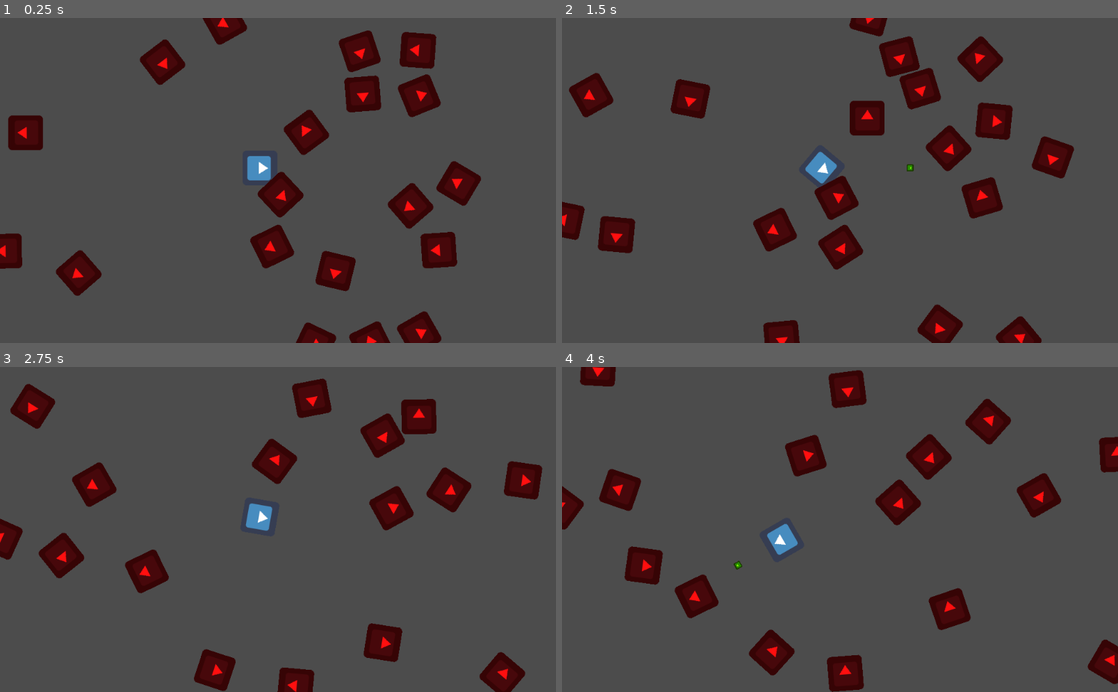
Above: before the commit, frames 1-4 (two rows, left to right).
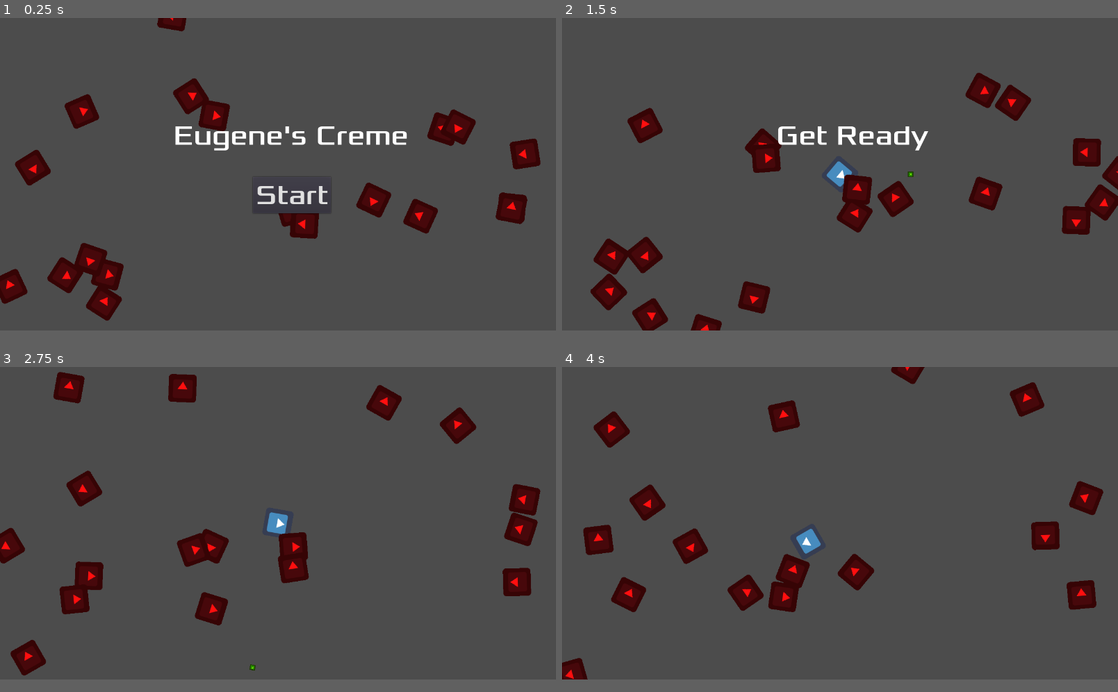
Above: after the commit, the same moments.

Repository: eugene-nguyen/NotAsteroids
Game: Godot game, scene res://World.tscn
The game is run twice, just before and just after one commit, with the same random seed, the same clock (stepped at 60 frames per second) and the same inputs. The engine's default icon, where the game draws it, is replaced by a stand-in: a white triangle on a blue panel in a dark square.
Inputs (mouse positions are in pixels of both pictures, inside the frame that each line leads up to):
- Up to frame 1 (0.25 s): no input
- Up to frame 2 (1.5 s): click (851, 203) at 0.5 s, where only the run after the commit has a clickable "Start"; tap Enter (ui_accept) at 1.25 s; hold Right (ui_right) from 1.28 s (still down)
- Up to frame 3 (2.75 s): tap Enter (ui_accept) at 1.52, 2.27 s; release Right (ui_right) at 2.03 s; hold Left (ui_left) from 2.03 s (still down)
- Up to frame 4 (4 s): release Left (ui_left) at 2.78 s; hold Right (ui_right) 2.78-3.53 s; hold Up (ui_up) from 3.53 s (still down); tap Enter (ui_accept) at 3.77 s
In our replay, the window is 800x468 before the commit and 800x450 after it. These sizes can differ from the game's own. Grey fills any space a smaller window leaves; there, only what the larger window draws over its background counts as a difference.

The runs differ from the first frame. In frame 1, 18% of the frame differs, in the area x 0-98%, y 0-100%; in frame 2, 18%, in the area x 0-100%, y 0-100%; in frame 3, 16%; in frame 4, 16%.
Error in both runs: Invalid operands 'Nil' and 'float' in operator '*'. (res://Enemy.gd:27)

Commit message:
Added Start Menu and spawn
The game now has a spawn were the player is not visible until the the user presses the button. Was not able to get the collision with the enemies to work

Diff:
--- /dev/null
+++ b/CollisionShape2D.gd
@@ -0,0 +1,16 @@
+extends CollisionShape2D
+
+
+# Declare member variables here. Examples:
+# var a = 2
+# var b = "text"
+
+
+# Called when the node enters the scene tree for the first time.
+func _ready():
+	pass # Replace with function body.
+
+
+# Called every frame. 'delta' is the elapsed time since the previous frame.
+#func _process(delta):
+#	pass
--- a/Enemy.gd
+++ b/Enemy.gd
@@ -34,3 +34,15 @@
 
 func _on_BulletDetector_area_entered(area):
 	queue_free()
+
+
+
+
+
+func _on_Player_area_entered(area):
+	queue_free()
+
+
+
+func _on_Player_hit():
+	$UI.show_game_over()
--- a/Enemy.tscn
+++ b/Enemy.tscn
@@ -3,15 +3,16 @@
 [ext_resource path="res://icon.png" type="Texture" id=1]
 [ext_resource path="res://Enemy.gd" type="Script" id=2]
 
+[sub_resource type="CapsuleShape2D" id=3]
+radius = 32.2731
+height = 0.359077
+
 [sub_resource type="RectangleShape2D" id=2]
-extents = Vector2( 31.5223, 31.8424 )
-
-[sub_resource type="RectangleShape2D" id=1]
 extents = Vector2( 31.9742, 32.0683 )
 
 [node name="Enemy" type="KinematicBody2D"]
-collision_layer = 2
-collision_mask = 2
+collision_layer = 3
+collision_mask = 0
 script = ExtResource( 2 )
 
 [node name="Sprite" type="Sprite" parent="."]
@@ -19,14 +20,8 @@
 texture = ExtResource( 1 )
 
 [node name="CollisionShape2D" type="CollisionShape2D" parent="."]
-shape = SubResource( 2 )
-
-[node name="PlayerDetector" type="Area2D" parent="."]
-collision_layer = 0
-
-[node name="CollisionShape2D" type="CollisionShape2D" parent="PlayerDetector"]
-visible = false
-shape = SubResource( 1 )
+position = Vector2( -0.440712, -0.661098 )
+shape = SubResource( 3 )
 
 [node name="BulletDetector" type="Area2D" parent="."]
 collision_layer = 2
--- a/Player.gd
+++ b/Player.gd
@@ -1,4 +1,6 @@
-extends KinematicBody2D
+extends Area2D
+
+signal hit
 
 export (int) var turn_speed = 180
 export (int) var move_speed = 150
@@ -32,6 +34,7 @@
 
 func _ready():
 	screen_size = get_viewport_rect().size
+	hide()
 
 func _process(delta):
 	var move_direction = Vector2(1,0).rotated(rotation)
@@ -40,3 +43,20 @@
 	position += motion * move_speed * delta
 	position.x = wrapf(position.x, -screen_buffer, screen_size.x + screen_buffer)
 	position.y = wrapf(position.y, -screen_buffer, screen_size.y + screen_buffer)
+
+
+
+
+func _on_Player_body_entered(body):
+	hide()
+	emit_signal("hit")
+	$CollisionPolygon2D.set_deferred("disabled", true)
+
+func start(pos):
+	position = pos
+	show()
+	$CollisionPolygon2D.disabled=false
+
+
+func _on_Player_area_entered(area):
+	pass
--- /dev/null
+++ b/UI.gd
@@ -0,0 +1,55 @@
+extends CanvasLayer
+
+signal start_game
+
+
+func show_message(text):
+	$MessageLabel.text = text
+	$MessageLabel.show()
+	$MessageTimer.start()
+
+
+
+#function that shows the game over screen
+#when you are dead
+func show_game_over():
+	show_message("Game Over")
+	yield($MessageTimer, "timeout")
+
+	$MessageLabel.text="Eugenes Creme"
+	$MessageLabel.show()
+
+	yield(get_tree().create_timer(1),"timeout")
+
+	$StartButton.show()
+
+
+
+
+# Declare member variables here. Examples:
+# var a = 2
+# var b = "text"
+
+
+# Called when the node enters the scene tree for the first time.
+func _ready():
+	pass # Replace with function body.
+
+
+# Called every frame. 'delta' is the elapsed time since the previous frame.
+#func _process(delta):
+#	pass
+
+func _on_StartButton_pressed():
+	$StartButton.hide()
+	emit_signal("start_game")
+	print("Button was printed")
+
+
+
+func pressed():
+	pass
+
+
+func _on_MessageTimer_timeout():
+	$MessageLabel.hide()
--- /dev/null
+++ b/UI.tscn
@@ -0,0 +1,50 @@
+[gd_scene load_steps=5 format=2]
+
+[ext_resource path="res://fonts/Xolonium-Regular.ttf" type="DynamicFontData" id=1]
+[ext_resource path="res://UI.gd" type="Script" id=2]
+
+[sub_resource type="DynamicFont" id=1]
+size = 64
+font_data = ExtResource( 1 )
+
+[sub_resource type="DynamicFont" id=2]
+size = 64
+font_data = ExtResource( 1 )
+
+[node name="UI" type="CanvasLayer"]
+script = ExtResource( 2 )
+
+[node name="MessageLabel" type="Label" parent="."]
+anchor_left = 0.5
+anchor_top = 0.5
+anchor_right = 0.5
+anchor_bottom = 0.5
+margin_left = -240.868
+margin_top = -127.753
+margin_right = 300.132
+margin_bottom = -49.7532
+custom_fonts/font = SubResource( 1 )
+text = "Eugene's Creme"
+align = 1
+valign = 1
+__meta__ = {
+"_edit_use_anchors_": false
+}
+
+[node name="StartButton" type="Button" parent="."]
+margin_left = 581.873
+margin_top = 365.625
+margin_right = 761.873
+margin_bottom = 449.625
+custom_fonts/font = SubResource( 2 )
+action_mode = 0
+text = "Start"
+__meta__ = {
+"_edit_use_anchors_": false
+}
+
+[node name="MessageTimer" type="Timer" parent="."]
+wait_time = 2.0
+one_shot = true
+[connection signal="pressed" from="StartButton" to="." method="_on_StartButton_pressed"]
+[connection signal="timeout" from="MessageTimer" to="." method="_on_MessageTimer_timeout"]
--- a/World.gd
+++ b/World.gd
@@ -31,3 +31,27 @@
 # Called every frame. 'delta' is the elapsed time since the previous frame.
 func _process(delta):
 	pass
+
+
+
+
+
+
+func _on_StartTimer_timeout():
+	#increase the score if going by timer..
+	pass
+
+
+
+func _on_UI_start_game():
+	$Player._ready()
+	$Player.start($StartPosition.position)
+	$StartTimer.start()
+	$UI.show_message("Get Ready")
+
+
+
+
+
+func _on_Player_hit():
+	$UI.show_game_over()
--- a/World.tscn
+++ b/World.tscn
@@ -1,15 +1,23 @@
-[gd_scene load_steps=6 format=2]
+[gd_scene load_steps=8 format=2]
 
 [ext_resource path="res://icon.png" type="Texture" id=1]
 [ext_resource path="res://Player.gd" type="Script" id=2]
 [ext_resource path="res://World.gd" type="Script" id=3]
 [ext_resource path="res://Bullet.tscn" type="PackedScene" id=4]
 [ext_resource path="res://Enemy.tscn" type="PackedScene" id=5]
+[ext_resource path="res://UI.tscn" type="PackedScene" id=6]
 
-[node name="World" type="Node"]
+[sub_resource type="RectangleShape2D" id=1]
+extents = Vector2( 31.5963, 31.7532 )
+
+[node name="zaWordo" type="Node"]
 script = ExtResource( 3 )
 
-[node name="Player" type="KinematicBody2D" parent="."]
+[node name="Enemy" parent="." instance=ExtResource( 5 )]
+
+[node name="Bullet" parent="." instance=ExtResource( 4 )]
+
+[node name="Player" type="Area2D" parent="."]
 position = Vector2( 478.622, 276.808 )
 collision_layer = 0
 collision_mask = 0
@@ -21,9 +29,18 @@
 rotation = 1.5708
 texture = ExtResource( 1 )
 
-[node name="CollisionPolygon2D" type="CollisionPolygon2D" parent="Player"]
-polygon = PoolVector2Array( -25.9424, -31.6033, 26.2577, -31.1955, 30.7436, -27.1174, 31.1514, 25.8983, 27.8889, 30.792, -25.1267, 31.1998, -30.6322, 27.1217, -31.2439, -26.5057 )
+[node name="CollisionPolygon2D" type="CollisionShape2D" parent="Player"]
+shape = SubResource( 1 )
 
-[node name="Enemy" parent="." instance=ExtResource( 5 )]
+[node name="StartPosition" type="Position2D" parent="."]
+position = Vector2( 640, 360 )
 
-[node name="Bullet" parent="." instance=ExtResource( 4 )]
+[node name="StartTimer" type="Timer" parent="."]
+wait_time = 2.0
+one_shot = true
+
+[node name="UI" parent="." instance=ExtResource( 6 )]
+[connection signal="body_entered" from="Player" to="Player" method="_on_Player_body_entered"]
+[connection signal="hit" from="Player" to="." method="_on_Player_hit"]
+[connection signal="timeout" from="StartTimer" to="." method="_on_StartTimer_timeout"]
+[connection signal="start_game" from="UI" to="." method="_on_UI_start_game"]
--- a/project.godot
+++ b/project.godot
@@ -19,6 +19,11 @@
 run/main_scene="res://World.tscn"
 config/icon="res://icon.png"
 
+[display]
+
+window/size/width=1280
+window/size/height=720
+
 [layer_names]
 
 2d_render/layer_1="player"
Not shown: 1 places in Enemy.tscn that only renumber resources
Not shown, added: fonts/FONTLOG.txt
Not shown, added: fonts/LICENSE.txt
Binary file added: fonts/Xolonium-Regular.ttf
